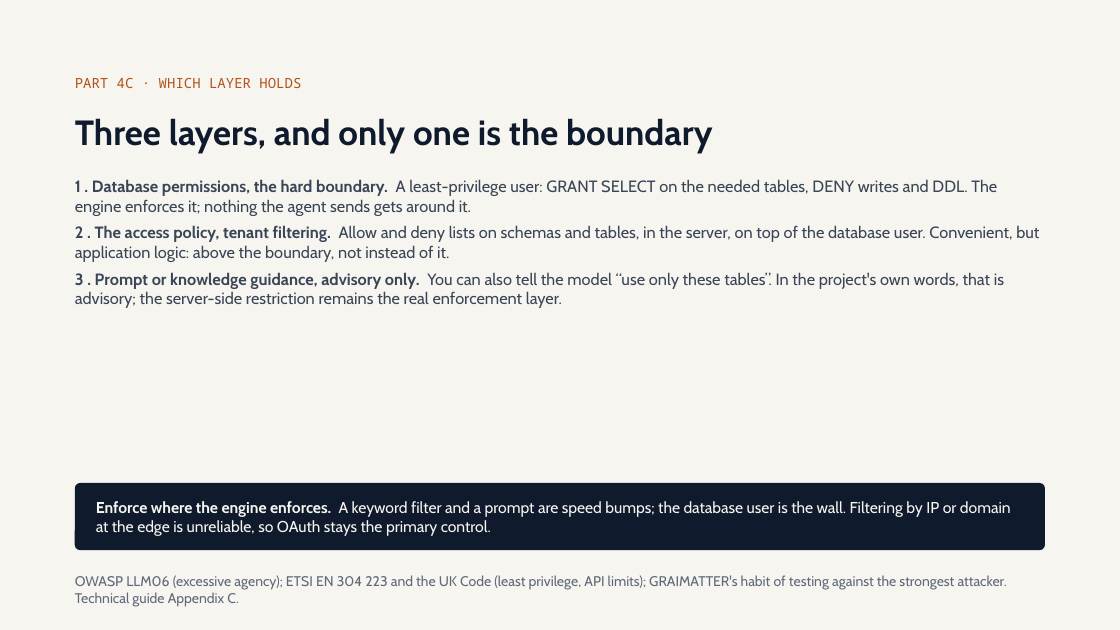
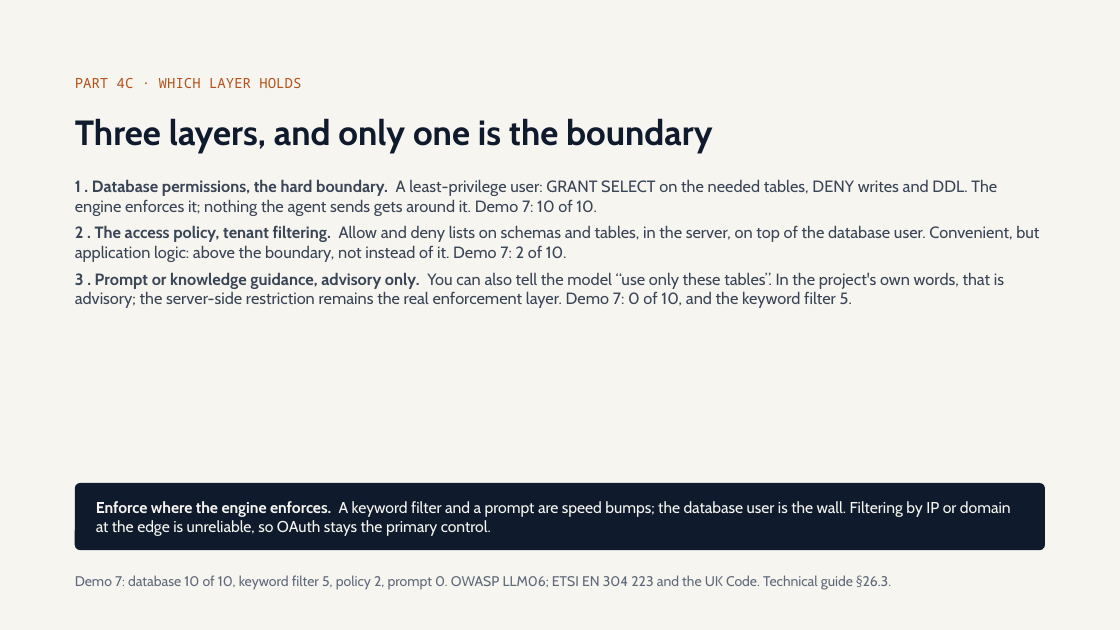
Before and after one commit to olonok69/graimatter_ML, a slide deck: slide 61 of docs/Adversarial_ML.pptx (slide 60 before the commit). Drawn at 1120x630 pixels with LibreOffice and Linux fonts; fonts in the diff are those of the drawing. Boxes give left, top, right and bottom in pixels: in the first picture for what was removed or moved away, otherwise in the second. Text is boxed around its words. In the diff, an @@ line names an element or a change of style, - is before the commit and + after.

```diff
--- a/docs/Adversarial_ML.pptx
+++ b/docs/Adversarial_ML.pptx
@@ text at <box>75,179,1039,308</box>: text changed @@
-1 . Database permissions, the hard boundary. A least-privilege user: GRANT SELECT on the needed tables, DENY writes and DDL. The engine enforces it; nothing the agent sends gets around it.
-2 . The access policy, tenant filtering. Allow and deny lists on schemas and tables, in the server, on top of the database user. Convenient, but application logic: above the boundary, not instead of it.
-3 . Prompt or knowledge guidance, advisory only. You can also tell the model “use only these tables”. In the project's own words, that is advisory; the server-side restriction remains the real enforcement layer.
+1 . Database permissions, the hard boundary. A least-privilege user: GRANT SELECT on the needed tables, DENY writes and DDL. The engine enforces it; nothing the agent sends gets around it. Demo 7: 10 of 10.
+2 . The access policy, tenant filtering. Allow and deny lists on schemas and tables, in the server, on top of the database user. Convenient, but application logic: above the boundary, not instead of it. Demo 7: 2 of 10.
+3 . Prompt or knowledge guidance, advisory only. You can also tell the model “use only these tables”. In the project's own words, that is advisory; the server-side restriction remains the real enforcement layer. Demo 7: 0 of 10, and the keyword filter 5.
@@ text at <box>75,575,891,590</box>: text changed @@
-OWASP LLM06 (excessive agency); ETSI EN 304 223 and the UK Code (least privilege, API limits); GRAIMATTER's habit of testing against the strongest attacker. Technical guide Appendix C.
+Demo 7: database 10 of 10, keyword filter 5, policy 2, prompt 0. OWASP LLM06; ETSI EN 304 223 and the UK Code. Technical guide §26.3.
```
Also in this commit, not shown: 23 other slides changed, 1 slide added, 14 other files.
